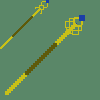
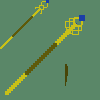
Two versions of the same layered image (100 × 100). Layer-by-layer changes:
painted on "레이어 3" over [65, 64, 68, 86]
